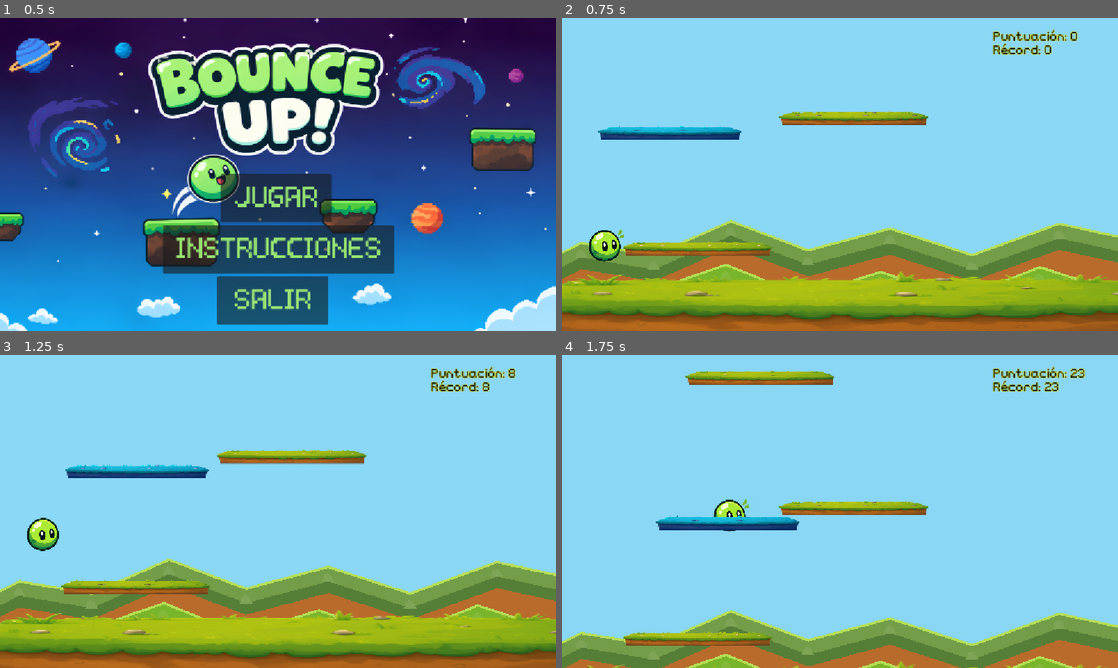
Above: before the commit, frames 1-4 (two rows, left to right).
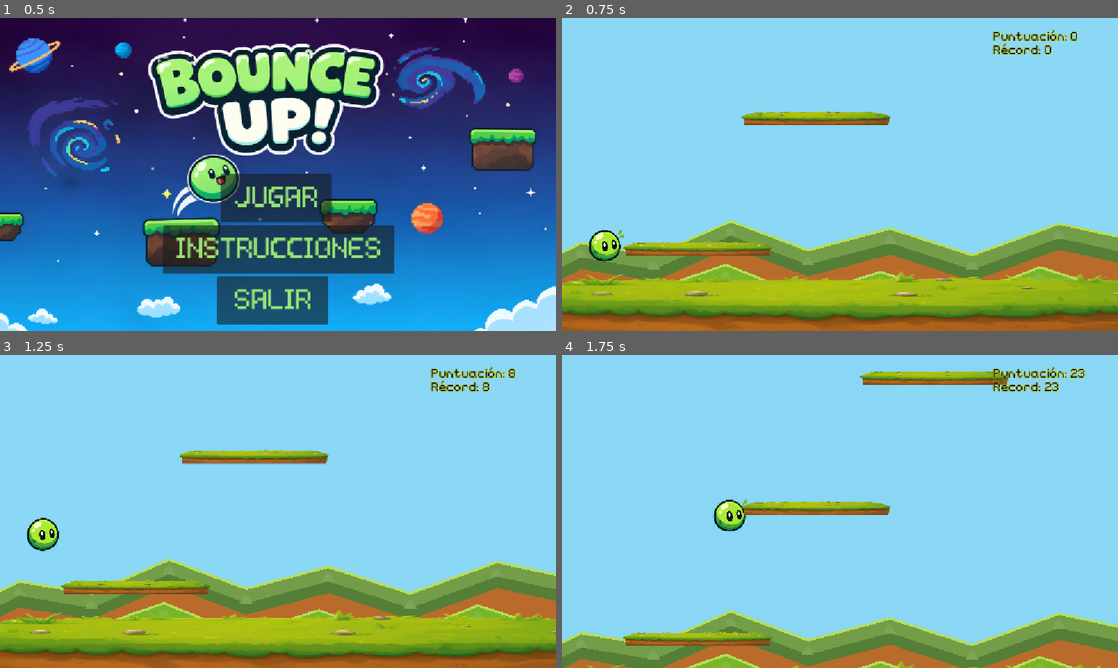
Above: after the commit, the same moments.

Repository: Miranda-511/Bounce-Up-
Game: Godot game, scene res://escenas/menu.tscn
The game is run twice, just before and just after one commit, with the same random seed, the same clock (stepped at 60 frames per second) and the same inputs.
Inputs:
- Up to frame 1 (0.5 s): no input
- Up to frame 2 (0.75 s): click "JUGAR" at 0.5 s
- Up to frame 3 (1.25 s): no input
- Up to frame 4 (1.75 s): hold Right (ui_right) from 1.28 s (still down)

Frame 1 is identical in both runs. In frame 2, 1.9% of the frame differs, in the area x 6-66%, y 29-39%; in frame 3, 1.8%; in frame 4, 4.1%, in the area x 16-81%, y 4-56%.

Commit message:
correccion de errores por scripts duplicados, nuevas plataformas en movimiento azules con generación autom

Diff:
--- a/escenas/main.tscn
+++ b/escenas/main.tscn
@@ -2,208 +2,10 @@
 
 [ext_resource type="PackedScene" uid="uid://cfsn8nl7xmay2" path="res://escenas/player.tscn" id="1_jumxm"]
 [ext_resource type="PackedScene" uid="uid://bdaevce65k24h" path="res://escenas/background.tscn" id="2_26pgj"]
-[ext_resource type="PackedScene" uid="uid://bgxfwrlclu13d" path="res://escenas/platform_moving.tscn" id="3_a8p2b"]
+[ext_resource type="Script" uid="uid://dqla1yp0keet" path="res://scripts/automaticgenerator.gd" id="3_a8p2b"]
 [ext_resource type="PackedScene" uid="uid://bqijyx2j6xcjs" path="res://escenas/floor.tscn" id="3_dkga6"]
 [ext_resource type="FontFile" uid="uid://c4a6oj1d3qow6" path="res://font/lower-pixel.regular.otf" id="6_a8p2b"]
 [ext_resource type="AudioStream" uid="uid://c847wwhkogxee" path="res://sound/the_mountain-retro-game-593063.mp3" id="10_dg7ii"]
-
-[sub_resource type="GDScript" id="GDScript_dkga6"]
-script/source = "extends Node2D
-
-const PLATFORM_SCENE = preload(\"res://escenas/platform.tscn\")
-const ROCK_PLATFORM_SCENE = preload(\"res://escenas/platform_rock.tscn\")
-const ALIEN_SCENE = preload(\"res://escenas/alien.tscn\")
-
-# DIFICULTAD
-const VERTICAL_GAP = 270.0
-const MIN_HORIZONTAL_STEP = 140.0
-const MAX_HORIZONTAL_STEP = 420.0
-const GENERATE_AHEAD = 900.0
-
-# PLATAFORMA
-const PLATFORM_CENTER_X = 932.125
-const PLATFORM_TOP_OFFSET_Y = 481.0
-const PLATFORM_HALF_WIDTH = 140.0
-
-# POSICIÓN INICIAL
-const FLOOR_TOP_Y = 582.5
-const FIRST_PLATFORM_ABOVE_FLOOR = 110.0
-const FIRST_PLATFORM_HORIZONTAL_OFFSET = 200.0
-
-# ALTURA EN LA QUE COMIENZAN LAS PLATAFORMAS ROCOSAS
-const ROCK_START_HEIGHT = 20000.0
-
-# ALIENS
-const ALIEN_START_HEIGHT = 20000.0
-const ALIEN_VERTICAL_GAP = 810.0
-
-@onready var main: Node2D = get_parent()
-
-var player: CharacterBody2D
-var start_y: float
-var next_platform_y: float
-var last_center_x: float
-var next_alien_y: float
-
-var recent_positions: Array[float] = []
-
-func _ready():
-
-	for child in main.get_children():
-		if child is CharacterBody2D:
-			player = child
-			break
-
-	if player == null:
-		push_error(\"No se encontró al jugador.\")
-		set_process(false)
-		return
-
-	start_y = player.global_position.y
-
-	var screen_width = get_viewport_rect().size.x
-
-	last_center_x = clamp(
-		player.global_position.x + 104.6 + FIRST_PLATFORM_HORIZONTAL_OFFSET,
-		PLATFORM_HALF_WIDTH,
-		screen_width - PLATFORM_HALF_WIDTH
-	)
-
-	recent_positions.append(last_center_x)
-
-	next_platform_y = FLOOR_TOP_Y - FIRST_PLATFORM_ABOVE_FLOOR
-
-	spawn_platform(last_center_x)
-
-	next_platform_y -= VERTICAL_GAP
-
-	# El primer alien aparecerá cuando lleguemos al espacio
-	next_alien_y = start_y - ALIEN_START_HEIGHT
-
-	generate_ahead()
-
-
-func _process(_delta):
-
-	if player == null:
-		return
-
-	generate_ahead()
-
-
-func generate_ahead():
-
-	while next_platform_y > player.global_position.y - GENERATE_AHEAD:
-		create_platform()
-
-	# Generar aliens solamente en el espacio
-	while next_alien_y > player.global_position.y - GENERATE_AHEAD:
-		create_alien()
-		next_alien_y -= ALIEN_VERTICAL_GAP
-
-
-func spawn_platform(center_x: float):
-
-	var height = start_y - next_platform_y
-
-	var new_platform
-
-	# ANTES DEL ESPACIO: TIERRA
-	# EN EL ESPACIO: ROCA
-	if height >= ROCK_START_HEIGHT:
-		new_platform = ROCK_PLATFORM_SCENE.instantiate()
-	else:
-		new_platform = PLATFORM_SCENE.instantiate()
-
-	new_platform.position = Vector2(
-		center_x - PLATFORM_CENTER_X,
-		next_platform_y - PLATFORM_TOP_OFFSET_Y
-	)
-
-	main.add_child.call_deferred(new_platform)
-
-
-func create_platform():
-
-	var screen_width = get_viewport_rect().size.x
-
-	var min_x = PLATFORM_HALF_WIDTH
-	var max_x = screen_width - PLATFORM_HALF_WIDTH
-
-	var possible_positions: Array[float] = []
-
-	for attempt in range(100):
-
-		var candidate = randf_range(min_x, max_x)
-
-		var distance = abs(candidate - last_center_x)
-
-		if distance < MIN_HORIZONTAL_STEP:
-			continue
-
-		if distance > MAX_HORIZONTAL_STEP:
-			continue
-
-		var repeated = false
-
-		for i in range(max(0, recent_positions.size() - 2)):
-
-			if abs(candidate - recent_positions[i]) < 170.0:
-				repeated = true
-				break
-
-		if not repeated:
-			possible_positions.append(candidate)
-
-	var new_x = last_center_x
-
-	if possible_positions.size() > 0:
-
-		new_x = possible_positions[
-			randi_range(0, possible_positions.size() - 1)
-		]
-
-	else:
-
-		var direction = -1.0 if randf() < 0.5 else 1.0
-
-		new_x = clamp(
-			last_center_x + direction * randf_range(180.0, 300.0),
-			min_x,
-			max_x
-		)
-
-	spawn_platform(new_x)
-
-	recent_positions.append(new_x)
-
-	if recent_positions.size() > 3:
-		recent_positions.pop_front()
-
-	last_center_x = new_x
-
-	next_platform_y -= VERTICAL_GAP
-
-
-func create_alien():
-
-	var screen_width = get_viewport_rect().size.x
-
-	# Evitamos que aparezca pegado al borde
-	var min_x = 100.0
-	var max_x = screen_width - 100.0
-
-	var alien_x = randf_range(min_x, max_x)
-
-	var alien = ALIEN_SCENE.instantiate()
-
-	alien.global_position = Vector2(
-		alien_x,
-		next_alien_y
-	)
-
-	main.add_child.call_deferred(alien)
-"
 
 [sub_resource type="LabelSettings" id="LabelSettings_kkt6c"]
 font = ExtResource("6_a8p2b")
@@ -224,10 +26,7 @@
 drag_vertical_enabled = true
 
 [node name="AutomaticGenerator" type="Node2D" parent="." unique_id=356150963]
-script = SubResource("GDScript_dkga6")
-
-[node name="platform_moving" parent="." unique_id=547119095 instance=ExtResource("3_a8p2b")]
-position = Vector2(-724, -248)
+script = ExtResource("3_a8p2b")
 
 [node name="CanvasLayer" type="CanvasLayer" parent="." unique_id=1286689389]
 
--- a/scripts/automaticgenerator.gd
+++ b/scripts/automaticgenerator.gd
@@ -1,6 +1,7 @@
 extends Node2D
 
 const PLATFORM_SCENE = preload("res://escenas/platform.tscn")
+const MOVING_PLATFORM_SCENE = preload("res://escenas/platform_moving.tscn")
 const ROCK_PLATFORM_SCENE = preload("res://escenas/platform_rock.tscn")
 const ALIEN_SCENE = preload("res://escenas/alien.tscn")
 
@@ -20,7 +21,9 @@
 const FIRST_PLATFORM_ABOVE_FLOOR = 110.0
 const FIRST_PLATFORM_HORIZONTAL_OFFSET = 200.0
 
-# ALTURA EN LA QUE COMIENZAN LAS PLATAFORMAS ROCOSAS
+# ALTURAS
+const MOVING_START_HEIGHT = 5000.0
+const MOVING_END_HEIGHT = 15000.0
 const ROCK_START_HEIGHT = 20000.0
 
 # ALIENS
@@ -37,6 +40,7 @@
 
 var recent_positions: Array[float] = []
 
+
 func _ready():
 
 	for child in main.get_children():
@@ -67,7 +71,7 @@
 
 	next_platform_y -= VERTICAL_GAP
 
-	# El primer alien aparecerá cuando lleguemos al espacio
+	# Primer alien cuando se llegue al espacio
 	next_alien_y = start_y - ALIEN_START_HEIGHT
 
 	generate_ahead()
@@ -98,11 +102,32 @@
 
 	var new_platform
 
-	# ANTES DEL ESPACIO: TIERRA
-	# EN EL ESPACIO: ROCA
+	# 20,000+ → PLATAFORMAS ROCOSAS
 	if height >= ROCK_START_HEIGHT:
+
 		new_platform = ROCK_PLATFORM_SCENE.instantiate()
+
+	# 5,000–20,000 → POSIBILIDAD DE PLATAFORMA MÓVIL
+	elif height >= MOVING_START_HEIGHT:
+
+		# A partir de 5,000 pueden aparecer móviles.
+		# La probabilidad aumenta con la altura.
+		var moving_chance = 0.25
+
+		if height >= 10000.0:
+			moving_chance = 0.40
+
+		if height >= MOVING_END_HEIGHT:
+			moving_chance = 0.55
+
+		if randf() < moving_chance:
+			new_platform = MOVING_PLATFORM_SCENE.instantiate()
+		else:
+			new_platform = PLATFORM_SCENE.instantiate()
+
+	# Antes de 5,000 → SOLO NORMALES
 	else:
+
 		new_platform = PLATFORM_SCENE.instantiate()
 
 	new_platform.position = Vector2(
@@ -179,7 +204,6 @@
 
 	var screen_width = get_viewport_rect().size.x
 
-	# Evitamos que aparezca pegado al borde
 	var min_x = 100.0
 	var max_x = screen_width - 100.0
 
--- /dev/null
+++ b/scripts/platform_moving.tscn.gd
@@ -0,0 +1,219 @@
+extends Node2D
+
+const PLATFORM_SCENE = preload("res://escenas/platform.tscn")
+const MOVING_PLATFORM_SCENE = preload("res://escenas/platform_moving.tscn")
+const ROCK_PLATFORM_SCENE = preload("res://escenas/platform_rock.tscn")
+const ALIEN_SCENE = preload("res://escenas/alien.tscn")
+
+# DIFICULTAD
+const VERTICAL_GAP = 270.0
+const MIN_HORIZONTAL_STEP = 140.0
+const MAX_HORIZONTAL_STEP = 420.0
+const GENERATE_AHEAD = 900.0
+
+# PLATAFORMA
+const PLATFORM_CENTER_X = 932.125
+const PLATFORM_TOP_OFFSET_Y = 481.0
+const PLATFORM_HALF_WIDTH = 140.0
+
+# POSICIÓN INICIAL
+const FLOOR_TOP_Y = 582.5
+const FIRST_PLATFORM_ABOVE_FLOOR = 110.0
+const FIRST_PLATFORM_HORIZONTAL_OFFSET = 200.0
+
+# ALTURAS
+const MOVING_START_HEIGHT = 5000.0
+const MOVING_END_HEIGHT = 15000.0
+const ROCK_START_HEIGHT = 20000.0
+
+# ALIENS
+const ALIEN_START_HEIGHT = 20000.0
+const ALIEN_VERTICAL_GAP = 810.0
+
+@onready var main: Node2D = get_parent()
+
+var player: CharacterBody2D
+var start_y: float
+var next_platform_y: float
+var last_center_x: float
+var next_alien_y: float
+
+var recent_positions: Array[float] = []
+
+
+func _ready():
+
+	for child in main.get_children():
+		if child is CharacterBody2D:
+			player = child
+			break
+
+	if player == null:
+		push_error("No se encontró al jugador.")
+		set_process(false)
+		return
+
+	start_y = player.global_position.y
+
+	var screen_width = get_viewport_rect().size.x
+
+	last_center_x = clamp(
+		player.global_position.x + 104.6 + FIRST_PLATFORM_HORIZONTAL_OFFSET,
+		PLATFORM_HALF_WIDTH,
+		screen_width - PLATFORM_HALF_WIDTH
+	)
+
+	recent_positions.append(last_center_x)
+
+	next_platform_y = FLOOR_TOP_Y - FIRST_PLATFORM_ABOVE_FLOOR
+
+	spawn_platform(last_center_x)
+
+	next_platform_y -= VERTICAL_GAP
+
+	# Primer alien cuando se llegue al espacio
+	next_alien_y = start_y - ALIEN_START_HEIGHT
+
+	generate_ahead()
+
+
+func _process(_delta):
+
+	if player == null:
+		return
+
+	generate_ahead()
+
+
+func generate_ahead():
+
+	while next_platform_y > player.global_position.y - GENERATE_AHEAD:
+		create_platform()
+
+	# Generar aliens solamente en el espacio
+	while next_alien_y > player.global_position.y - GENERATE_AHEAD:
+		create_alien()
+		next_alien_y -= ALIEN_VERTICAL_GAP
+
+
+func spawn_platform(center_x: float):
+
+	var height = start_y - next_platform_y
+
+	var new_platform
+
+	# 20,000+ → PLATAFORMAS ROCOSAS
+	if height >= ROCK_START_HEIGHT:
+
+		new_platform = ROCK_PLATFORM_SCENE.instantiate()
+
+	# 5,000–20,000 → POSIBILIDAD DE PLATAFORMA MÓVIL
+	elif height >= MOVING_START_HEIGHT:
+
+		# A partir de 5,000 pueden aparecer móviles.
+		# La probabilidad aumenta con la altura.
+		var moving_chance = 0.25
+
+		if height >= 10000.0:
+			moving_chance = 0.40
+
+		if height >= MOVING_END_HEIGHT:
+			moving_chance = 0.55
+
+		if randf() < moving_chance:
+			new_platform = MOVING_PLATFORM_SCENE.instantiate()
+		else:
+			new_platform = PLATFORM_SCENE.instantiate()
+
+	# Antes de 5,000 → SOLO NORMALES
+	else:
+
+		new_platform = PLATFORM_SCENE.instantiate()
+
+	new_platform.position = Vector2(
+		center_x - PLATFORM_CENTER_X,
+		next_platform_y - PLATFORM_TOP_OFFSET_Y
+	)
+
+	main.add_child.call_deferred(new_platform)
+
+
+func create_platform():
+
+	var screen_width = get_viewport_rect().size.x
+
+	var min_x = PLATFORM_HALF_WIDTH
+	var max_x = screen_width - PLATFORM_HALF_WIDTH
+
+	var possible_positions: Array[float] = []
+
+	for attempt in range(100):
+
+		var candidate = randf_range(min_x, max_x)
+
+		var distance = abs(candidate - last_center_x)
+
+		if distance < MIN_HORIZONTAL_STEP:
+			continue
+
+		if distance > MAX_HORIZONTAL_STEP:
+			continue
+
+		var repeated = false
+
+		for i in range(max(0, recent_positions.size() - 2)):
+
+			if abs(candidate - recent_positions[i]) < 170.0:
+				repeated = true
+				break
+
+		if not repeated:
+			possible_positions.append(candidate)
+
+	var new_x = last_center_x
+
+	if possible_positions.size() > 0:
+
+		new_x = possible_positions[
+			randi_range(0, possible_positions.size() - 1)
+		]
+
+	else:
+
+		var direction = -1.0 if randf() < 0.5 else 1.0
+
+		new_x = clamp(
+			last_center_x + direction * randf_range(180.0, 300.0),
+			min_x,
+			max_x
+		)
+
+	spawn_platform(new_x)
+
+	recent_positions.append(new_x)
+
+	if recent_positions.size() > 3:
+		recent_positions.pop_front()
+
+	last_center_x = new_x
+
+	next_platform_y -= VERTICAL_GAP
+
+
+func create_alien():
+
+	var screen_width = get_viewport_rect().size.x
+
+	var min_x = 100.0
+	var max_x = screen_width - 100.0
+
+	var alien_x = randf_range(min_x, max_x)
+
+	var alien = ALIEN_SCENE.instantiate()
+
+	alien.global_position = Vector2(
+		alien_x,
+		next_alien_y
+	)
+
+	main.add_child.call_deferred(alien)
Not shown, added: scripts/platform_moving.tscn.gd.uid
